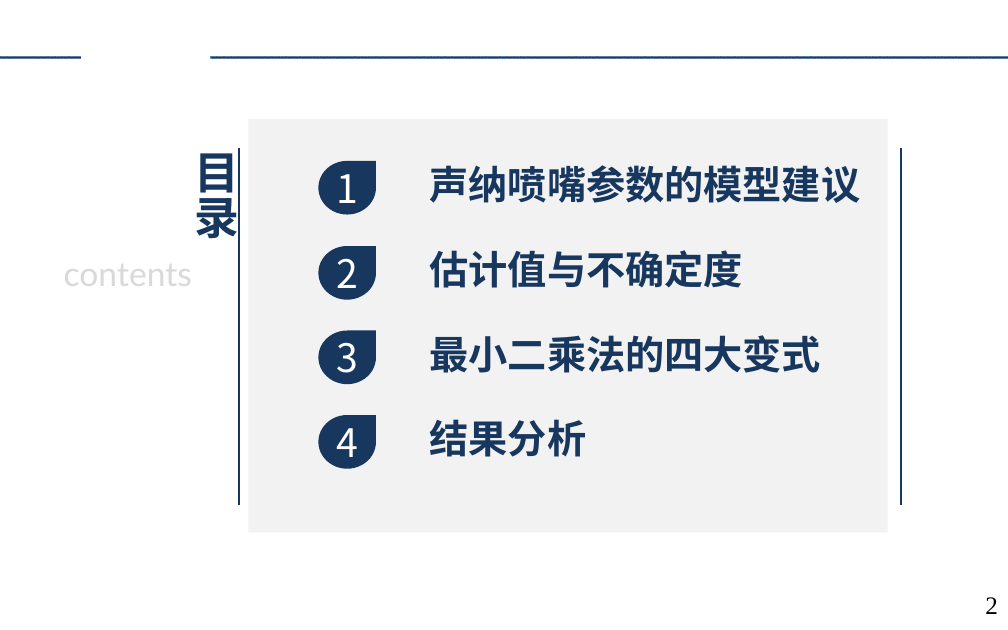
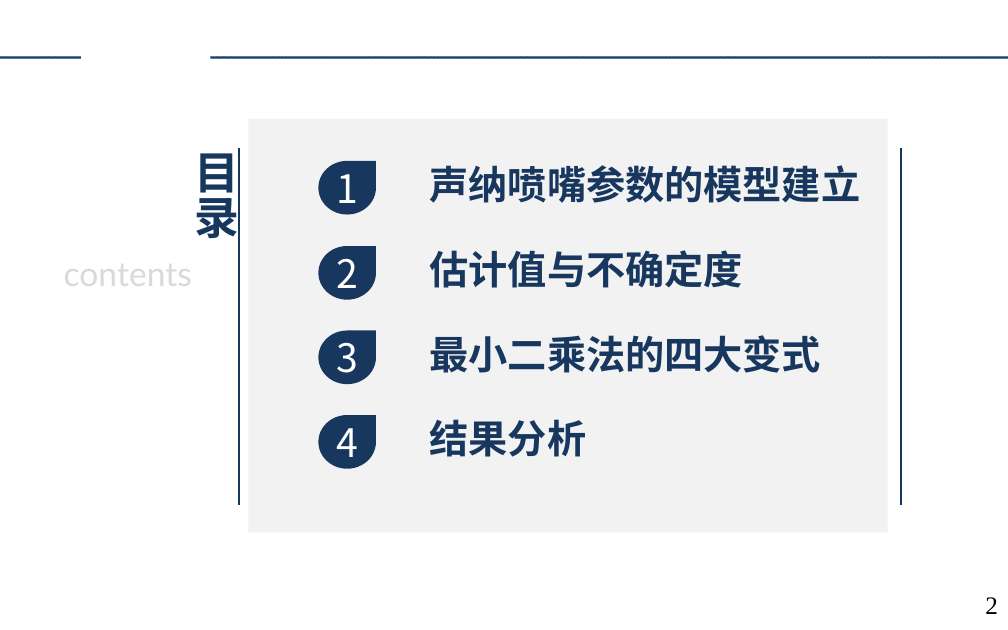
Before and after one commit to augusto-13/ErrorTheory_discussion_ppt, a slide deck: slide 2 of 2023-4-9.pptx. Drawn at 1008x630 pixels with LibreOffice and Linux fonts; fonts in the diff are those of the drawing; background and template pictures are left out. Boxes give left, top, right and bottom in pixels: in the first picture for what was removed or moved away, otherwise in the second. Text is boxed around its words. In the diff, an @@ line names an element or a change of style, - is before the commit and + after.

```diff
--- a/2023-4-9.pptx
+++ b/2023-4-9.pptx
@@ text at box(430, 165, 861, 203): text changed @@
-声纳喷嘴参数的模型建议
+声纳喷嘴参数的模型建立
```
Also in this commit, not shown: 2 other slides changed, 6 slides added.
